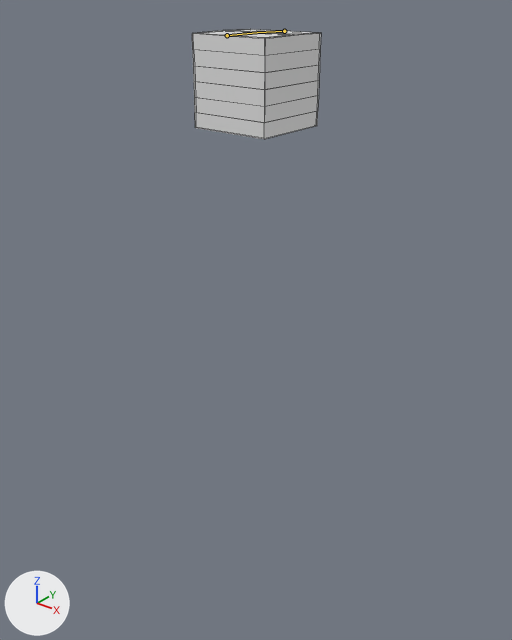
Before and after pictures for a commit that changed the FBX model Assets/Models/Cat&Box/Box.fbx.
The view is the same before and after, from a camera (50 mm lens) standing at (10.39, -13.03, 16.99) and looking at (-0.25, 0.27, 8.74). The axes (+X, +Y, +Z) are drawn at lower left. The lights are the same throughout. Both versions are drawn at frame 1 of the action 'Box_ArmatureCups.001|Idle_Go.003'; the numbers are the values there. The bones that change are drawn over the model as lines. Mesh edges are drawn as thin lines.
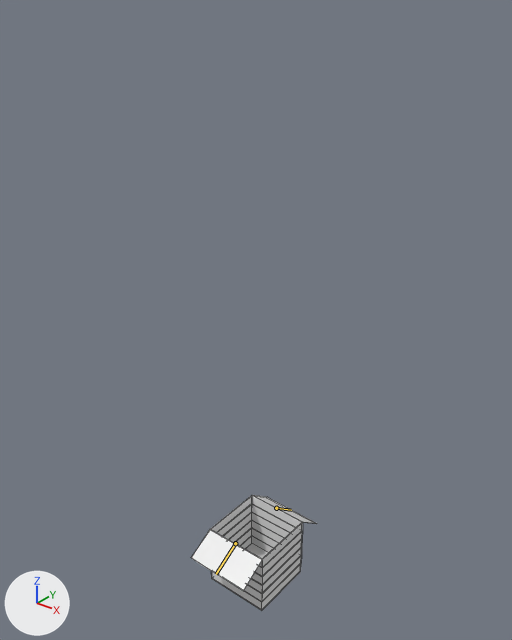
Diff of the bpy script that builds the scene:
```diff
--- a/Assets/Models/Cat&Box/Box.fbx.py
+++ b/Assets/Models/Cat&Box/Box.fbx.py
@@ bone_rig_object @@
 bone_rig_object = bpy.data.objects['Box_ArmatureCups.001']  # the whole rig 'Box_ArmatureCups.001'
-bone_rig_object.location = (0.0, 0.0, 13.86)
+bone_rig_object.location = (0.0, 0.0, 0.0)
@@ bone_top_004 @@
 bone_top_004 = bpy.data.objects['Box_ArmatureCups.001'].pose.bones['Top.004']  # child of 'Top.001'
-bone_top_004.rotation_quaternion = (1.0, 0.0, 0.0, 0.0)  # degrees (0, 0, 0)
+bone_top_004.rotation_quaternion = (0.312, 0.585, 0.0, 0.748)  # degrees (49, -61, 104)
@@ bone_top_003 @@
 bone_top_003 = bpy.data.objects['Box_ArmatureCups.001'].pose.bones['Top.003']  # child of 'Top.002'
-bone_top_003.rotation_quaternion = (1.0, 0.0, 0.0, 0.0)  # degrees (0, 0, 0)
+bone_top_003.rotation_quaternion = (-0.263, -0.658, 0.0, 0.706)  # degrees (69, 68, -89)
```

Location of each change, [x1, y1, x2, y2] in pixels of the pictures (512 x 640 px):
'Cube.017', posed (13% narrower): before [192, 30, 321, 139]; after [191, 495, 303, 610]
'Cube.018', posed: before [226, 29, 315, 35]; after [253, 495, 317, 524]
bone 'Top.004', root to tip: before (284, 31) to (257, 32); after (276, 508) to (291, 510)
bone 'Top.003', root to tip: before (227, 35) to (257, 32); after (235, 543) to (216, 574)
